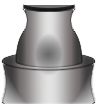
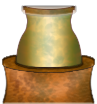
Layers edited between the first and the second 97×104 image:
removed group "ORIGINAL - do not edit" (5 layers) over [1, 4, 96, 104]
added group "Nozzle" (1st of 2) with 10 layers over [1, 4, 96, 104]
added layer "Verdigris Streaks (Copper) - Subtract Mode" (subtract, 60%) in group "Nozzle" over [1, 4, 96, 104]
added layer "Verdigris Streaks (Copper)" (darken, 40%) in group "Nozzle" over [1, 4, 96, 104]
added layer "copper layers" in group "Nozzle" over [1, 5, 96, 104]
added layer "Verdigris Streaks (Brass)" (darken, 60%) in group "Nozzle" over [1, 4, 96, 104]
added layer "Nozzle copy's Gradient Fill" in group "Nozzle" over [1, 4, 96, 104]
added layer "Nozzle" (2nd of 2, in "Nozzle") in group "Nozzle" over [15, 4, 83, 68]
hid "top", moved it into group "Individual Copper Layers", painted on it, masked it over [22, 5, 76, 16]
removed layer "base" from group "ORIGINAL - do not edit" over [1, 4, 96, 104]
removed layer "Layer 1" from group "ORIGINAL - do not edit" over [2, 4, 95, 104]